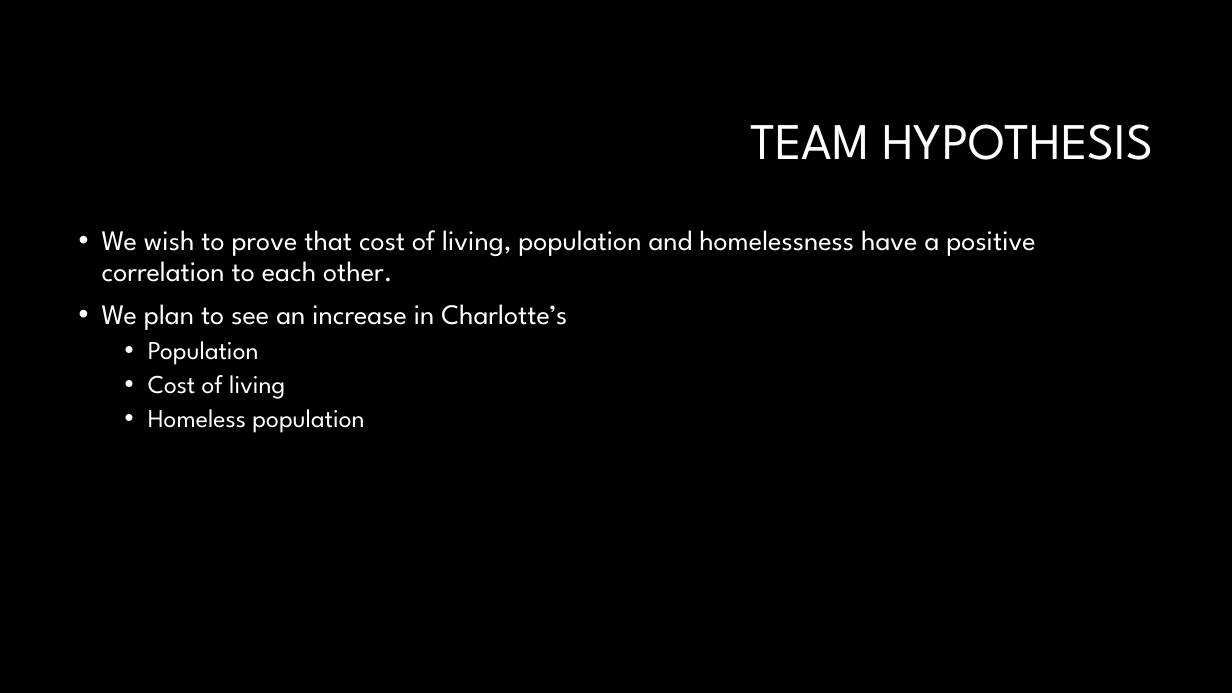
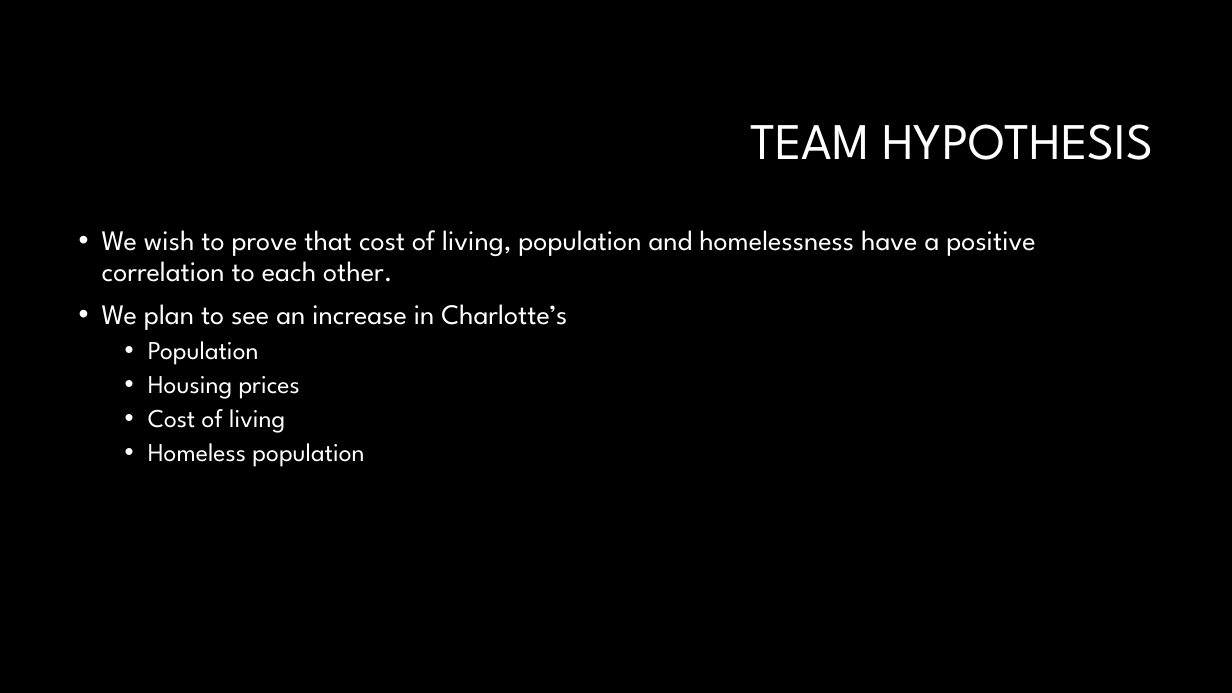
Before and after one commit to JANSSOC/Group6_Project, a slide deck: slide 2 of Group Project one .pptx. Drawn at 1232x693 pixels with LibreOffice and Linux fonts; fonts in the diff are those of the drawing; background and template pictures are left out. Boxes give left, top, right and bottom in pixels: in the first picture for what was removed or moved away, otherwise in the second. Text is boxed around its words. In the diff, an @@ line names an element or a change of style, - is before the commit and + after.

```diff
--- a/Group Project one .pptx
+++ b/Group Project one .pptx
@@ text at (148,376,300,399): paragraph added @@
+  • Housing prices
```
Also in this commit, not shown: 9 other slides changed, 1 slide added.
